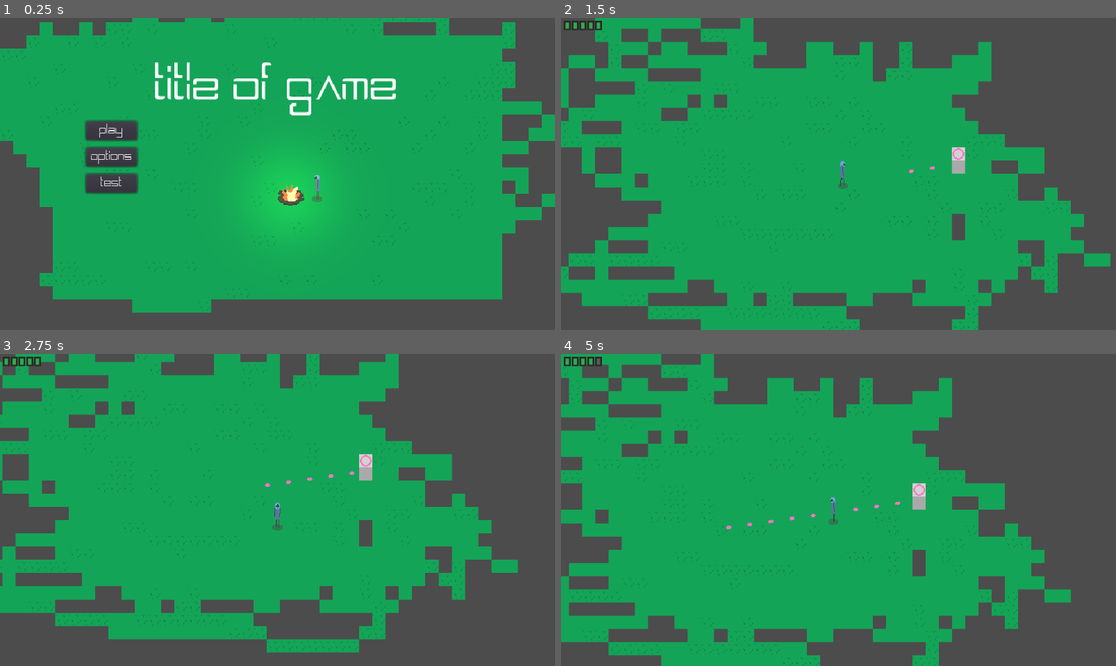
Above: before the commit, frames 1-4 (two rows, left to right).
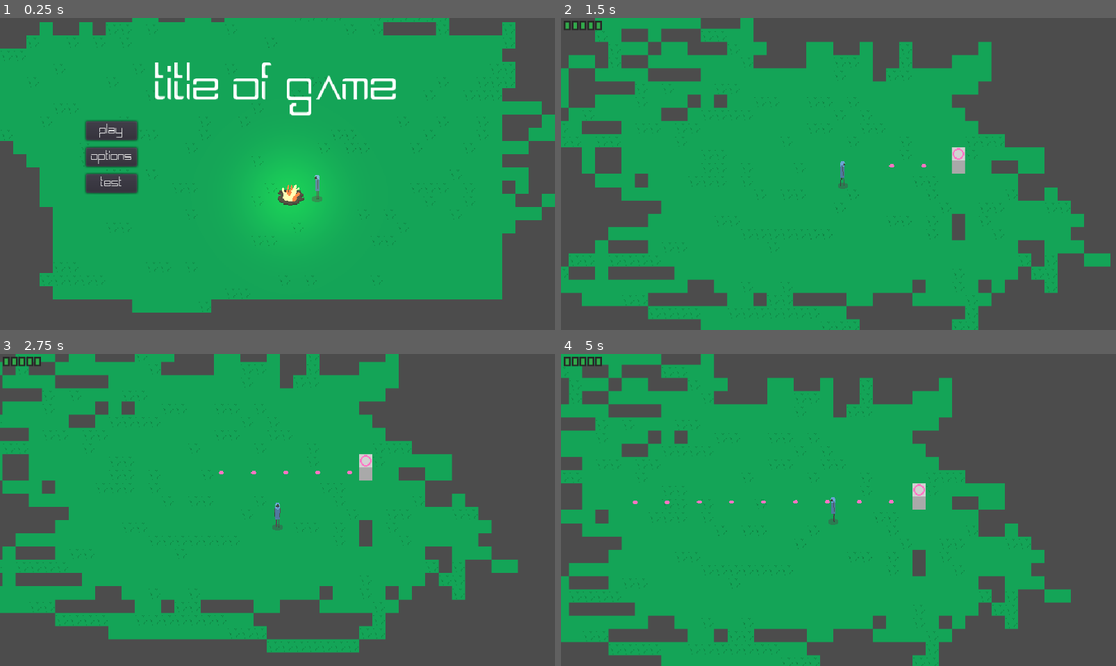
Above: after the commit, the same moments.

Repository: Lucas-Campos-Davis/CDGame
Game: Godot game, scene res://Scenes/menu.tscn
Same seed, same stepped clock (60 frames per second), same inputs: the game is played once before the commit and once after it.
Inputs:
- Up to frame 1 (0.25 s): no input
- Up to frame 2 (1.5 s): click "Play" at 0.5 s; tap Enter at 1.25 s; hold D (right) from 1.28 s (still down)
- Up to frame 3 (2.75 s): release D (right) at 2.03 s; hold S (down) from 2.03 s (still down)
- Up to frame 4 (5 s): release S (down) at 2.78 s; hold D (right) 2.78-3.53 s; hold W (up) 3.53-4.28 s; hold A (left) from 4.28 s (still down)

The runs differ from the first frame. In frame 1, less than 0.1% of the frame differs, in the area x 50-54%, y 53-59%; in frame 2, less than 0.1%; in frame 3, less than 0.1%; in frame 4, 0.2%, in the area x 6-62%, y 1-57%.

Commit message:
no longer crashes when player is right where bullets spawn. fixed (?) bullet rotation
problem to fix: player can move bullet if player collides with bullet perpendicular to where bullet is headed

Diff:
--- a/rogue/Scenes/Bullet.tscn
+++ b/rogue/Scenes/Bullet.tscn
@@ -14,7 +14,6 @@
 [node name="bulletTexture" type="Sprite" parent="." groups=[
 "bullet",
 ]]
-z_index = 20
 texture = ExtResource( 2 )
 
 [node name="Bullet" type="CollisionShape2D" parent="." groups=[
--- a/rogue/Scenes/KinematicBody2D.gd
+++ b/rogue/Scenes/KinematicBody2D.gd
@@ -1,6 +1,6 @@
 extends KinematicBody2D
 
-var speed = 50
+var speed =75
 var velocity = Vector2()
 
 func start(pos, dir):
@@ -11,7 +11,9 @@
 func _physics_process(delta):
 	var collision = move_and_collide(velocity * delta)
 	if collision:
-		collision.collider.hurt(1)
+		if collision.collider.is_in_group("player"):
+			collision.collider.hurt(1)
+
 		queue_free()
 
 func _on_VisibilityNotifier2D_screen_exited():
--- a/rogue/Scenes/StaticBody2D.gd
+++ b/rogue/Scenes/StaticBody2D.gd
@@ -8,7 +8,7 @@
 
 func shoot():
 	var b = Bullet.instance()
-	b.start(Muzzle.position, 3)
+	b.start(Muzzle.position, 3.14)
 	get_parent().add_child(b)
 
 func _process(delta):
--- a/rogue/Scenes/menu.tscn
+++ b/rogue/Scenes/menu.tscn
@@ -124,14 +124,14 @@
 "name": "walk_up",
 "speed": 8.0
 }, {
-"frames": [ ExtResource( 17 ), ExtResource( 22 ), ExtResource( 6 ), ExtResource( 4 ), ExtResource( 26 ), ExtResource( 29 ), ExtResource( 18 ), ExtResource( 12 ) ],
-"loop": true,
-"name": "walk_right",
+"frames": [ ExtResource( 28 ), ExtResource( 35 ), ExtResource( 32 ), ExtResource( 13 ), ExtResource( 33 ), ExtResource( 10 ), ExtResource( 25 ), ExtResource( 24 ) ],
+"loop": true,
+"name": "walk_left",
 "speed": 8.0
 }, {
-"frames": [ ExtResource( 28 ), ExtResource( 35 ), ExtResource( 32 ), ExtResource( 13 ), ExtResource( 33 ), ExtResource( 10 ), ExtResource( 25 ), ExtResource( 24 ) ],
-"loop": true,
-"name": "walk_left",
+"frames": [ ExtResource( 17 ), ExtResource( 22 ), ExtResource( 6 ), ExtResource( 4 ), ExtResource( 26 ), ExtResource( 29 ), ExtResource( 18 ), ExtResource( 12 ) ],
+"loop": true,
+"name": "walk_right",
 "speed": 8.0
 } ]
 
@@ -312,4 +312,5 @@
 position = Vector2( -16, 0 )
 z_index = 2
 frames = SubResource( 9 )
+frame = 1
 playing = true
--- a/rogue/Scenes/testingGround.tscn
+++ b/rogue/Scenes/testingGround.tscn
@@ -128,7 +128,7 @@
 "
 
 [sub_resource type="RectangleShape2D" id=3]
-extents = Vector2( 4.64023, 8.59877 )
+extents = Vector2( 4.29115, 4.96486 )
 
 [sub_resource type="SpriteFrames" id=4]
 animations = [ {
@@ -142,14 +142,14 @@
 "name": "walk_up",
 "speed": 8.0
 }, {
+"frames": [ ExtResource( 18 ), ExtResource( 15 ), ExtResource( 7 ), ExtResource( 30 ), ExtResource( 14 ), ExtResource( 21 ), ExtResource( 8 ), ExtResource( 3 ) ],
+"loop": true,
+"name": "walk_left",
+"speed": 8.0
+}, {
 "frames": [ ExtResource( 32 ), ExtResource( 9 ), ExtResource( 25 ), ExtResource( 24 ), ExtResource( 2 ), ExtResource( 17 ), ExtResource( 33 ), ExtResource( 28 ) ],
 "loop": true,
 "name": "walk_right",
-"speed": 8.0
-}, {
-"frames": [ ExtResource( 18 ), ExtResource( 15 ), ExtResource( 7 ), ExtResource( 30 ), ExtResource( 14 ), ExtResource( 21 ), ExtResource( 8 ), ExtResource( 3 ) ],
-"loop": true,
-"name": "walk_left",
 "speed": 8.0
 } ]
 
@@ -241,15 +241,17 @@
 [node name="Muzzle" type="Position2D" parent="YSort/StaticBody2D"]
 position = Vector2( 96, -233.983 )
 
-[node name="player" type="KinematicBody2D" parent="YSort"]
+[node name="player" type="KinematicBody2D" parent="YSort" groups=[
+"player",
+]]
 position = Vector2( -48, -224 )
-z_index = 5
+z_index = 1
 collision/safe_margin = 0.001
 script = SubResource( 2 )
 health = 5
 
 [node name="hitBox" type="CollisionShape2D" parent="YSort/player"]
-position = Vector2( -1.04308e-07, 10.1776 )
+position = Vector2( -1.04308e-07, 11.1211 )
 shape = SubResource( 3 )
 
 [node name="gameCamera" type="Camera2D" parent="YSort/player"]
@@ -260,9 +262,9 @@
 
 [node name="playerShadow" type="Sprite" parent="YSort/player"]
 position = Vector2( 0, 14.4242 )
+z_index = -1
 texture = ExtResource( 13 )
 
 [node name="characterAnimations" type="AnimatedSprite" parent="YSort/player"]
-z_index = 1
 frames = SubResource( 4 )
 animation = "walk_down"
